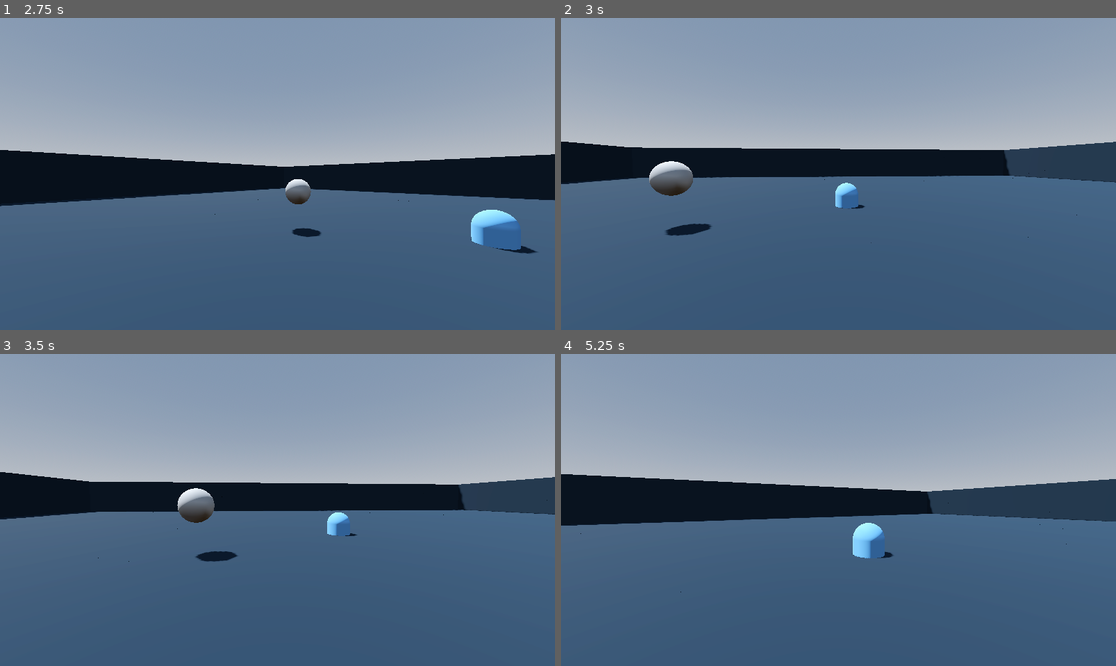
Above: before the commit, frames 1-4 (two rows, left to right).
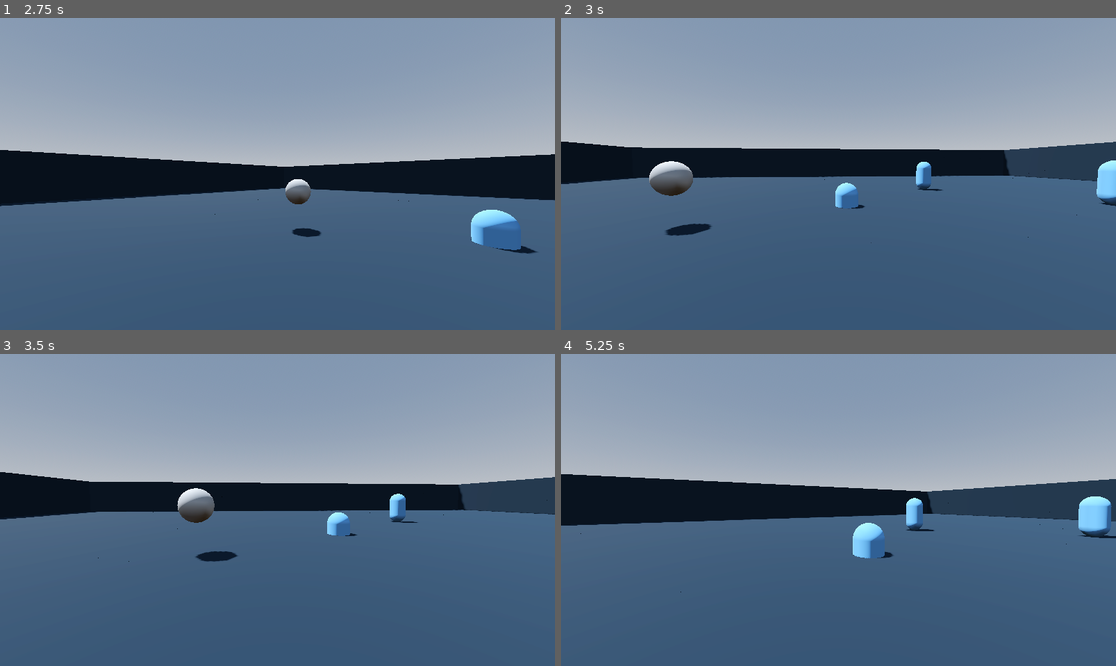
Above: after the commit, the same moments.

Repository: hadder10/Finished_game_2
Game: Godot game, scene res://Scenes/lvls/test_lvl.tscn
Same seed, same stepped clock (60 frames per second), same inputs: the game is played once before the commit and once after it.
Inputs (mouse positions are in pixels of both pictures, inside the frame that each line leads up to):
- Up to frame 1 (2.75 s): tap Enter (ui_accept) at 0.5, 0.77, 1.52 s; move the mouse to (271, 180) at 0.52 s; hold Space (rewind) 0.53-1.28 s; hold W (move_forward) from 0.53 s (still down); move the mouse to (316, 177) at 1.27 s; click (316, 177) at 1.35 s; tap Space (rewind) at 1.55 s; move the mouse to (233, 170) at 2.02 s; hold Space (rewind) from 2.03 s (still down)
- Up to frame 2 (3 s): move the mouse to (844, 174) at 2.77 s; release W (move_forward) at 2.78 s; release Space (rewind) at 2.78 s; hold A (move_left) from 2.78 s (still down); tap Space (rewind) at 2.85 s
- Up to frame 3 (3.5 s): keep holding A (move_left); tap Enter (ui_accept) at 3.02 s
- Up to frame 4 (5.25 s): move the mouse to (816, 503) at 3.52 s; release A (move_left) at 3.53 s; press the mouse at (816, 503) at 3.53 s; hold W (move_forward) from 3.53 s (still down); tap Enter (ui_accept) at 3.77, 4.52 s; tap Space (rewind) at 3.8, 4.35 s; move the mouse to (866, 510) at 4.27 s; release the mouse at (866, 510) at 4.28 s; move the mouse to (810, 510) at 5.02 s; hold Space (rewind) from 5.03 s (still down)

Frame 1 is identical in both runs. In frame 2, 0.6% of the frame differs, in the area x 63-100%, y 45-61%; in frame 3, 0.2%; in frame 4, 1.0%, in the area x 62-100%, y 45-60%.

Commit message:
made shoot through
AEIOU

Diff:
--- a/Scenes/lvls/test_lvl.tscn
+++ b/Scenes/lvls/test_lvl.tscn
@@ -68,6 +68,18 @@
 action = "FIRE"
 target = NodePath("../test_player")
 
+[node name="npc2" parent="." instance=ExtResource("3_l2tsa")]
+transform = Transform3D(1, 0, 0, 0, 1, 0, 0, 0, 1, 14.2302, 1, 6.28958)
+
+[node name="npc3" parent="." instance=ExtResource("3_l2tsa")]
+transform = Transform3D(1, 0, 0, 0, 1, 0, 0, 0, 1, 8.11907, 1, 11.9783)
+
 [connection signal="rewind_end" from="test_player" to="npc" method="_on_test_player_rewind_end"]
+[connection signal="rewind_end" from="test_player" to="npc2" method="_on_test_player_rewind_end"]
+[connection signal="rewind_end" from="test_player" to="npc3" method="_on_test_player_rewind_end"]
 [connection signal="rewind_start" from="test_player" to="npc" method="_on_test_player_rewind_start"]
+[connection signal="rewind_start" from="test_player" to="npc2" method="_on_test_player_rewind_start"]
+[connection signal="rewind_start" from="test_player" to="npc3" method="_on_test_player_rewind_start"]
 [connection signal="shot" from="test_player" to="npc" method="_on_test_player_shot"]
+[connection signal="shot" from="test_player" to="npc2" method="_on_test_player_shot"]
+[connection signal="shot" from="test_player" to="npc3" method="_on_test_player_shot"]
--- a/Scenes/npc/npc.gd
+++ b/Scenes/npc/npc.gd
@@ -4,6 +4,10 @@
 @export var SPEED = 5.0
 @export var TURN_SPEED = 5.0
 @export var HEALTH : int = 3
+
+@onready var mesh = $CollisionShape3D/MeshInstance3D
+var aliveMaterial = StandardMaterial3D.new()
+var deadMaterial = StandardMaterial3D.new()
 
 signal target_shot(target)
 
@@ -46,9 +50,12 @@
 
 # Called when the node enters the scene tree for the first time.
 func _ready():
-	_action_array.append(FIRST_ACTION_NODE)
-	while _action_array.back().next != null:
-		_action_array.append(_action_array.back().next)
+	aliveMaterial.albedo_color = Color(0.349, 0.58, 0.816)
+	deadMaterial.albedo_color = Color(0.92, 0.69, 0.13, 1.0)
+	if FIRST_ACTION_NODE != null:
+		_action_array.append(FIRST_ACTION_NODE)
+		while _action_array.back().next != null:
+			_action_array.append(_action_array.back().next)
 
 
 # Called every frame. 'delta' is the elapsed time since the previous frame.
@@ -58,6 +65,7 @@
 			HEALTH = _event_array.back()[1]
 			if _is_dead:
 				_is_dead = false
+				mesh.material_override = aliveMaterial
 			_event_array.pop_back()
 		if not _is_dead and _cur_action > 0:
 			_undo_action(delta)
@@ -87,6 +95,8 @@
 
 func _on_test_player_shot(npc):
 	if npc == self and !_is_dead:
+		print("DEAD", self)
 		_event_array.append([_frame_counter, HEALTH])
 		HEALTH = 0
 		_is_dead = true
+		mesh.material_override = deadMaterial
--- a/Scenes/npc/npc.tscn
+++ b/Scenes/npc/npc.tscn
@@ -10,7 +10,7 @@
 [sub_resource type="CapsuleMesh" id="CapsuleMesh_c552x"]
 material = SubResource("StandardMaterial3D_dsdk6")
 
-[node name="CharacterBody3D" type="CharacterBody3D" groups=["NPC"]]
+[node name="npc" type="CharacterBody3D" groups=["NPC"]]
 transform = Transform3D(1, 0, 0, 0, 1, 0, 0, 0, 1, 0, 1, 0)
 script = ExtResource("1_twaug")
 
--- a/Scenes/player/player_controller.gd
+++ b/Scenes/player/player_controller.gd
@@ -15,6 +15,7 @@
 @export var CAMERA_CONTROLLER : Node3D
 
 @onready var ray = $camera_controller/RayCast3D
+var _npc_shot : Array
 
 var _mouse_input : bool = false
 var _mouse_rotation : Vector3
@@ -45,11 +46,16 @@
 		rewind_end.emit()
 	if event.is_action_pressed("shoot") and Input.get_mouse_mode() == Input.MOUSE_MODE_CAPTURED:
 		if ray.is_colliding():
-			print("shooting")
-			var target = ray.get_collider()
-			print(target)
-			if target.is_in_group("NPC"):
+			while ray.get_collider() != null and ray.get_collider().is_in_group("NPC"):
+				var target = ray.get_collider()
+				print(target)
 				shot.emit(target)
+				_npc_shot.append(target) #add it to the array.
+				ray.add_exception(target) #add to ray's exception. That way it could detect something being behind it.
+				ray.force_raycast_update() #update the ray's collision query.
+			for target in _npc_shot:
+				ray.remove_exception(target)
+			_npc_shot.clear()
 
 
 func _unhandled_input(event):
